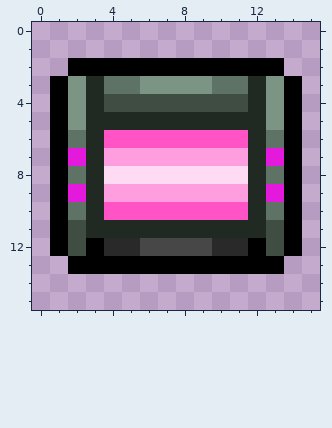
Pixel-art sprite -- items/generic/crafting/atprk_aeonbattery.png. The first picture shows the starting point.
The file is 16x16 pixels.
Once edited:
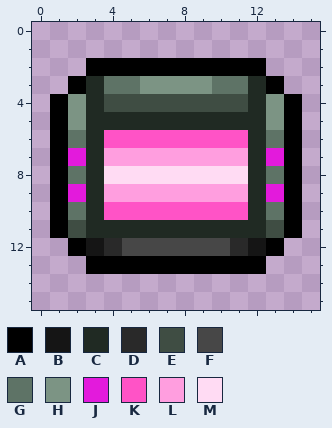
Palette (. is transparent): A #000000  B #151515  C #202a23  D #292929  E #3f4d43  F #474747  G #5e7366  H #7c9484  J #e31adc  K #ff53c6  L #ff9edf  M #ffdbf3
Changes in this commit:
y 2: x 2 A -> .; x 13 A -> .
y 3: x 1..2 AH -> .A; x 13..14 HA -> A.
y 12: x 1..3 AEA -> .AB; x 5 D -> F; x 10 D -> F; x 12..14 AEA -> BA.
y 13: x 2 A -> .; x 13 A -> .
Boxes around the changes in both pictures, in picture pixels (x1, y1, x2, y2):
changed: (50, 58, 86, 94)
changed: (266, 58, 302, 94)
changed: (50, 238, 140, 274)
changed: (212, 238, 302, 274)
